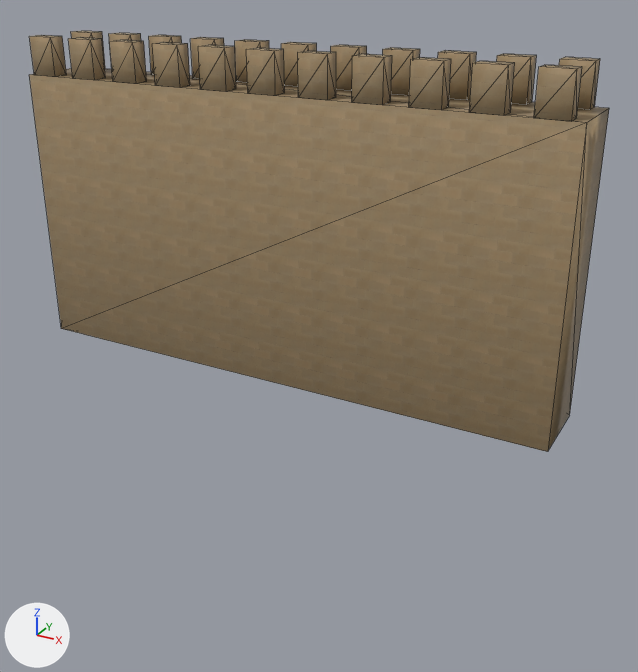
The glTF model game/voxario/Eryndor/Assets/Models/valoria/city/city_wall.glb as it was, and as the next commit left it.
Before and after are seen from a camera (50 mm lens) standing at (18.2, -30.4, 14.0) and looking at (1.3, 0.4, -1.4). Arrows for +X, +Y and +Z are at lower left; the lights stay in place. The first picture is the older version. Mesh edges are drawn as thin lines. Vertices at exactly the same position are counted once.

Objects in the first picture: 'city_wall'.
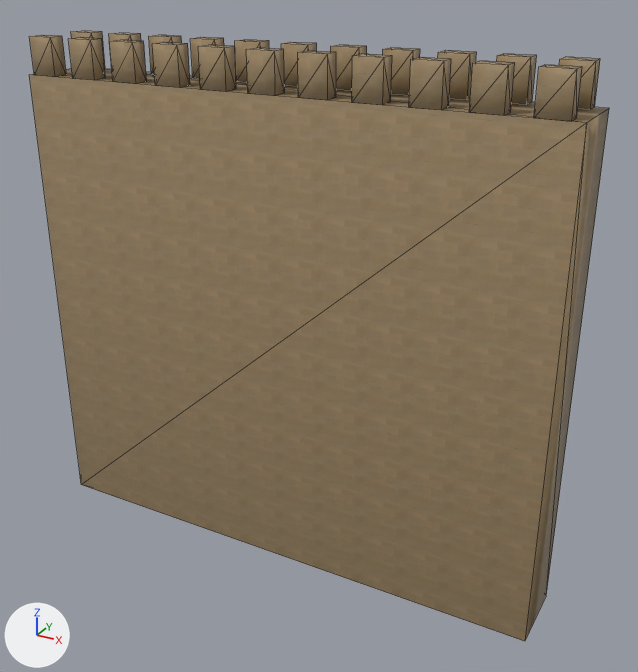
Pixel boxes [x1, y1, x2, y2] of what changed, in the pictures (638 x 672 px; the box of a moved part takes in the faces that stretch with it):
```json
{"object": "city_wall", "change": "reshaped", "before": [29, 31, 609, 452], "after": [29, 31, 609, 641], "on screen": "45% taller"}
{"part": 1, "of": "me_city_wall", "change": "moved or reshaped", "before": [54, 88, 599, 452], "after": [54, 88, 599, 641]}
```

Scene script edits in JSON lines:
```json
{"block": "me_city_wall", "where": "# used by ob_city_wall; location = (0.0, 0.0, 0.0)"}
{"block": "me_city_wall", "where": "# before: 0 (12.0, 1.6, -3.0) at pixel (569, 415), 3 (12.0, -1.6, -3.0) at pixel (547, 451), 4 (-12.0, -1.6, -3.0) at pixel (61, 328), 7 (-12.0, 1.6, -3.0)"}
{"op": "remove", "block": "me_city_wall", "code": "me_city_wall.from_pydata(...)  # 184 vertices, 276 faces; spans x -12.0..12.0, y -1.6..1.6, z -3.0..10.6"}
{"op": "add", "block": "me_city_wall", "code": "me_city_wall.from_pydata(...)  # 184 vertices, 276 faces; spans x -12.0..12.0, y -1.6..1.6, z -12.0..10.6"}
{"block": "me_city_wall", "change": "me_city_wall part 1"}
{"op": "add", "block": "me_city_wall", "code": "for i in [0, 3, 4, 7]: me_city_wall.vertices[i].co += Vector((0.0, 0.0, -9.0))"}
```
